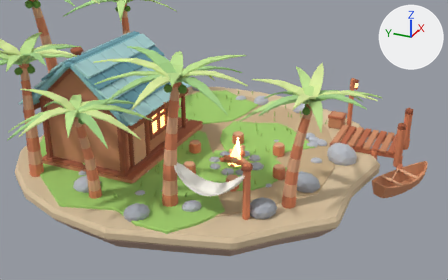
The glTF model public/models/islands/cozy_isle_web.glb, before and after one commit.
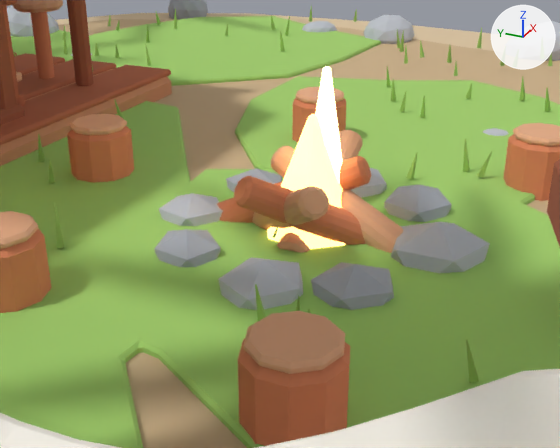
Each version appears first from a 50 mm lens placed at (-15.44, -7.7, 8.29), pointed at (-0.87, -1.15, 1.0), and next in a close-up from a 50 mm lens placed at (-4.06, -2.77, 1.94), pointed at (-1.04, -1.42, 0.43). The lights are fixed; the arrows at upper right show +X, +Y and +Z. The older version's two pictures come first. Where no turn or scale is listed for an object, it has been applied to the vertices.

In view in the first close-up: 'CozyIsle_Static', 'Emissive_FireCore', 'Emissive_FireFlame'.
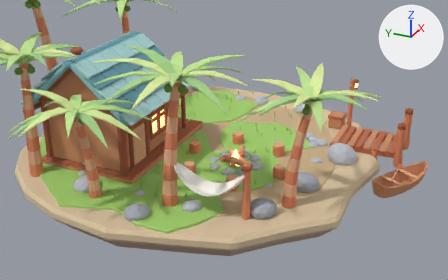
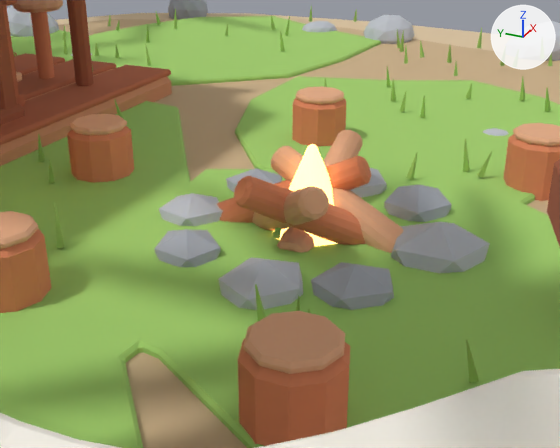
The change, as a list of edits to the scene's bpy script:
```text
Change ob_emissive_fireflame:
    ob_emissive_fireflame.location: (-0.868, -1.504, 0.632) -> (-0.868, -1.504, 0.518)
    ob_emissive_fireflame.scale: (1.0, 1.0, 1.0) -> (1.0, 1.0, 0.894)
Remove ob_emissive_firecore:
    ob_emissive_firecore = bpy.data.objects.new('Emissive_FireCore', me_emissive_firecore_mesh)
    ob_emissive_firecore.location = (-0.808, -1.544, 0.732)
```

Changed parts and their boxes [x1, y1, x2, y2] in the close-ups (560 x 448 px):
'Emissive_FireFlame', moved, rescaled
    before: [267, 114, 345, 249]
    after: [273, 144, 338, 246]
'Emissive_FireCore', deleted (beige)
    before: [315, 66, 343, 184]
